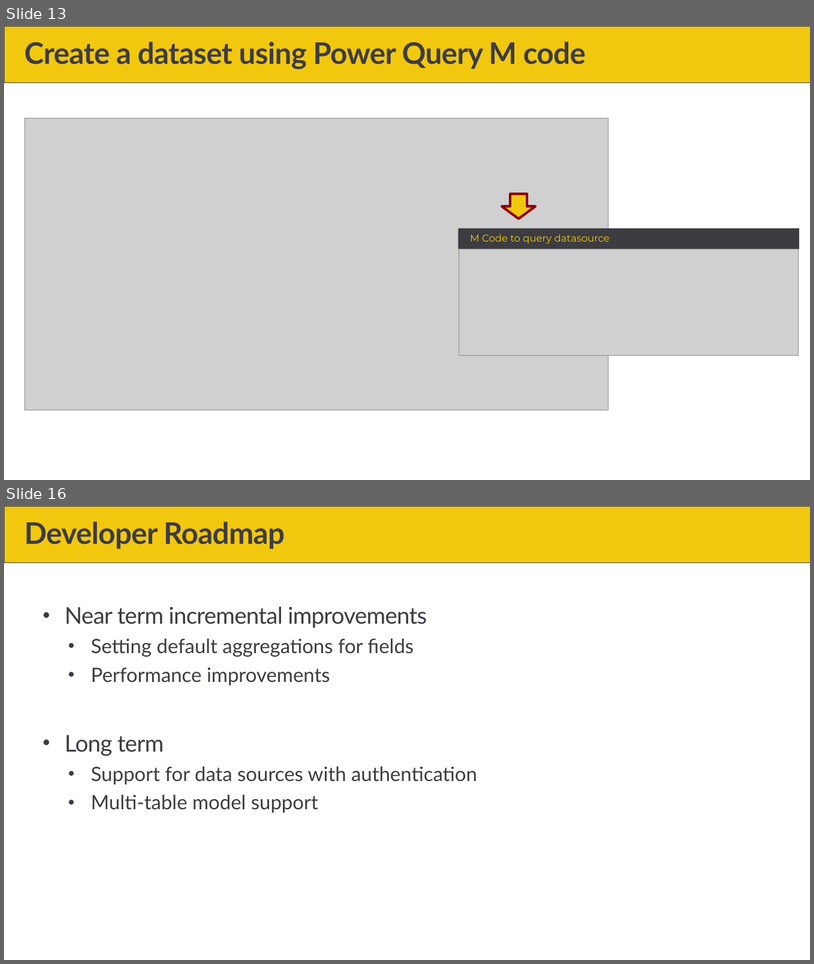
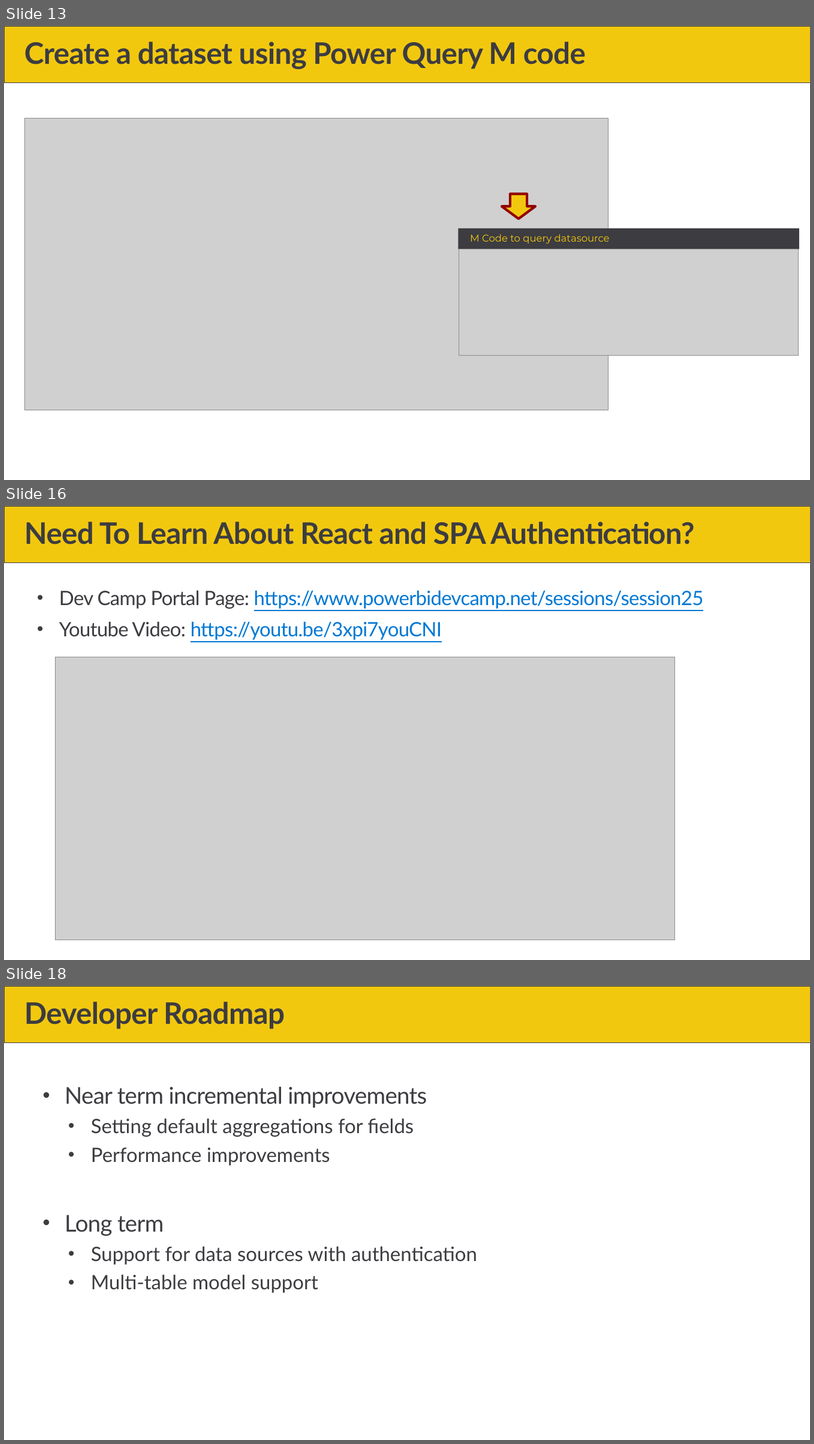
Before and after one commit to PowerBiDevCamp/Camp-Sessions, a slide deck: Session 29 - Developing with the Power BI Quick Create SDK.pptx. Shown one above the other, each under a label of ours: slides 13 and 16 before the commit, slides 13, 16 and 18 after it; the slides between them are not shown. The pictures are 814x964 and 814x1444 pixels, drawn with LibreOffice and Linux fonts; fonts in the diff are those of the drawing; grey boxes stand for pictures; background and template pictures are left out. Boxes give left, top, right and bottom in pixels: in the first picture for what was removed or moved away, otherwise in the second. Text is boxed around its words. In the diff, an @@ line names an element or a change of style, - is before the commit and + after.

```diff
--- a/Session 29 - Developing with the Power BI Quick Create SDK.pptx
+++ b/Session 29 - Developing with the Power BI Quick Create SDK.pptx
@@ slide 16 added at box(4, 506, 810, 960), background #FFFFFF; not listed: 1 template element that a slide beside it also shows @@
@@ title added at box(24, 522, 695, 544), 36 pt, text #3C3C41, bold @@
+Need To Learn About React and SPA Authentication?
@@ text added at box(59, 590, 704, 640), 24 pt, text #0078D4, underline @@
+• Dev Camp Portal Page: https://www.powerbidevcamp.net/sessions/session25
+• Youtube Video: https://youtu.be/3xpi7youCNI
@@ picture added at box(55, 657, 675, 940) @@
@@ what was slide 16 is now slide 18 @@
```
Also in this commit, not shown: 5 slides changed, 1 other slide added.
